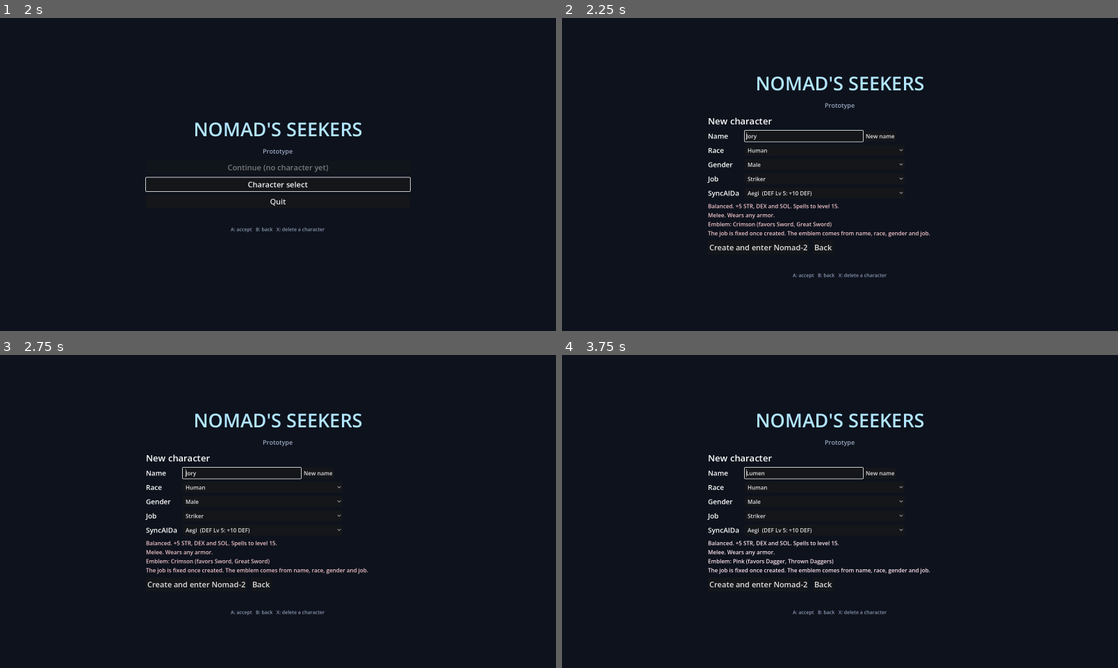
Above: before the commit, frames 1-4 (two rows, left to right).
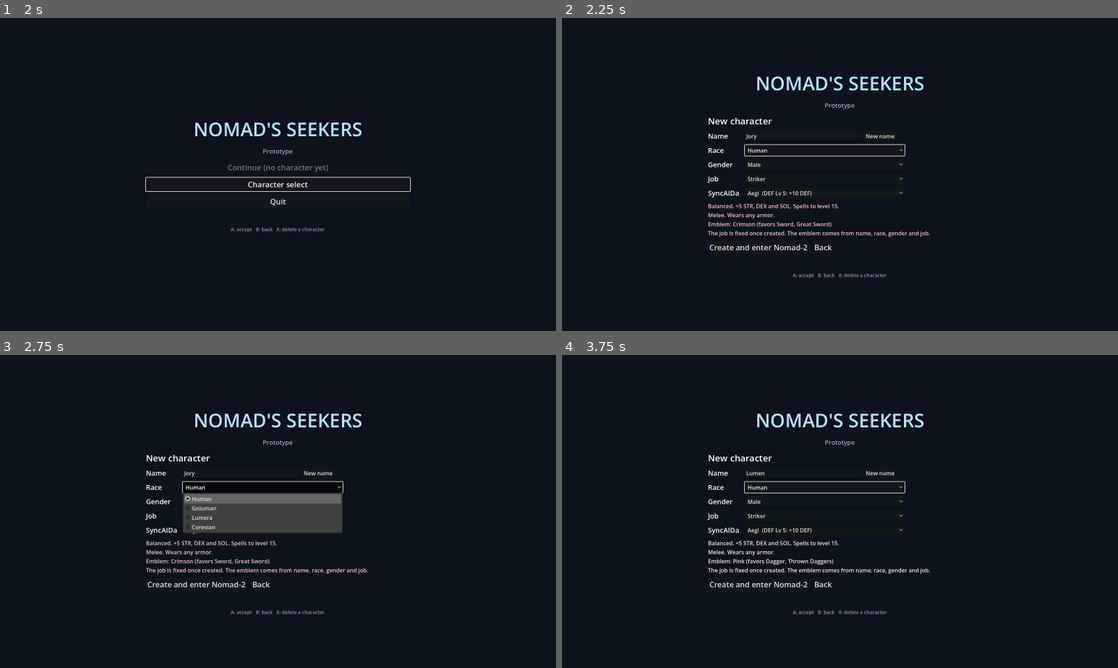
Above: after the commit, the same moments.

Repository: GLorenz90/Nomad-Seekers
Game: Godot game, scene res://scenes/title.tscn
Two runs of this game, one before a commit and one after it. Both use one fixed random seed, a clock stepped at 60 frames per second and the inputs below.
Inputs (mouse positions are in pixels of both pictures, inside the frame that each line leads up to):
- Up to frame 1 (2 s): click "Character select" at 0.5 s; click "Back" at 1.25 s
- Up to frame 2 (2.25 s): tap Enter (ui_accept) at 2, 2.1 s; move the mouse to (962, 158) at 2.02 s; hold D (move_right) from 2.03 s (still down); click (962, 158) at 2.17 s
- Up to frame 3 (2.75 s): keep holding D (move_right); tap Space (jump) at 2.27 s
- Up to frame 4 (3.75 s): release D (move_right) at 2.75 s; click "Back" at 2.75 s; click "1 (empty: create a new charac…" at 3.5 s

Frame 1 is identical in both runs. In frame 2, 0.4% of the frame differs, in the area x 32-62%, y 35-45%; in frame 3, 4.0%, in the area x 32-62%, y 35-57%; in frame 4, 0.4%.

Commit message:
Controller: menus recover lost focus; title Start accepts; creation starts on Race
With nothing focused (a click on the window clears GUI focus), the first A or
d-pad press now refocuses the menu's default button on the title screen, the
teleporter picker and the pause menu. Title backgrounds ignore the mouse.
Character creation starts on Race so the name box doesn't hold the d-pad.

Co-Authored-By: Claude Opus 5.5 <noreply@anthropic.com>
Claude-Session: https://claude.ai/code/session_0158GMUbAThobuu7yWuNoptn

Diff:
--- a/scripts/ui/destination_picker.gd
+++ b/scripts/ui/destination_picker.gd
@@ -48,6 +48,11 @@
 	_box.add_child(b)
 
 
+func _input(event: InputEvent) -> void:
+	if _box:
+		MenuFocus.recover(_box, event, func(): (_box.get_child(1) as Button).grab_focus())
+
+
 func _unhandled_input(event: InputEvent) -> void:
 	if event.is_action_pressed("ui_cancel"):
 		get_viewport().set_input_as_handled()
--- a/scripts/ui/loadout_menu.gd
+++ b/scripts/ui/loadout_menu.gd
@@ -135,6 +135,13 @@
 
 func _player() -> Player:
 	return combat.get_parent() as Player if combat else null
+
+
+## Gamepad safety net: a press with nothing in the menu focused refocuses the
+## current tab instead of being lost (see MenuFocus).
+func _input(event: InputEvent) -> void:
+	if visible:
+		MenuFocus.recover(self, event, _focus_tab)
 
 
 func _unhandled_input(event: InputEvent) -> void:
--- /dev/null
+++ b/scripts/ui/menu_focus.gd
@@ -0,0 +1,42 @@
+class_name MenuFocus
+extends RefCounted
+## Keeps menus usable with a gamepad (Part 8 fix). A menu with nothing focused
+## ignores the controller: that happens after a mouse click on empty space
+## (clicking the window to bring it forward clears GUI focus), or when the
+## focused button is hidden or freed. Menus call recover() from _input: any
+## gamepad press or stick push while nothing in the menu has focus puts focus
+## back on the menu's default button and uses up that press.
+## (A or a direction only: B, Start and the shoulders still do their job.)
+
+
+const NAV_ACTIONS: Array[StringName] = [&"ui_accept", &"ui_up", &"ui_down", &"ui_left", &"ui_right"]
+
+
+## True for a gamepad A press or d-pad / left-stick push. B, Start and the
+## shoulders keep their own jobs (back, close, switch tabs).
+static func is_pad_input(event: InputEvent) -> bool:
+	if not (event is InputEventJoypadButton or event is InputEventJoypadMotion):
+		return false
+	for action in NAV_ACTIONS:
+		if event.is_action_pressed(action):
+			return true
+	return false
+
+
+## True when nothing inside `menu` has focus.
+static func lost(menu: Node) -> bool:
+	var vp := menu.get_viewport()
+	if vp == null:
+		return false
+	var f := vp.gui_get_focus_owner()
+	return f == null or not f.is_visible_in_tree() or not menu.is_ancestor_of(f)
+
+
+## Call from _input. Returns true (and handles the event) when focus had to be
+## restored with `focus_default`.
+static func recover(menu: Node, event: InputEvent, focus_default: Callable) -> bool:
+	if not is_pad_input(event) or not lost(menu):
+		return false
+	focus_default.call()
+	menu.get_viewport().set_input_as_handled()
+	return true
--- a/scripts/ui/title_screen.gd
+++ b/scripts/ui/title_screen.gd
@@ -45,9 +45,11 @@
 	var bg := ColorRect.new()
 	bg.color = Color(0.05, 0.07, 0.11)
 	bg.set_anchors_preset(Control.PRESET_FULL_RECT)
+	bg.mouse_filter = Control.MOUSE_FILTER_IGNORE  # a click on it mustn't clear focus
 	add_child(bg)
 	var center := CenterContainer.new()
 	center.set_anchors_preset(Control.PRESET_FULL_RECT)
+	center.mouse_filter = Control.MOUSE_FILTER_IGNORE
 	add_child(center)
 	var column := VBoxContainer.new()
 	column.custom_minimum_size.x = 760.0
@@ -106,16 +108,36 @@
 	match key:
 		"main":
 			_refresh_main()
-			(_continue if not _continue.disabled else _pages.main.get_child(1)).grab_focus.call_deferred()
 		"select":
 			_refresh_slots()
-			(_slot_box.get_child(0) as Button).grab_focus.call_deferred()
+	focus_default.call_deferred()
+
+
+## The button a page starts on (and goes back to if focus is ever lost).
+func focus_default() -> void:
+	match current_page():
+		"main":
+			(_continue if not _continue.disabled else _pages.main.get_child(1)).grab_focus()
+		"select":
+			(_slot_box.get_child(0) as Button).grab_focus()
 		"create":
-			_name.grab_focus.call_deferred()
+			_race.grab_focus()  # not the name box: a gamepad can't type, and it would grab the d-pad
+
+
+## Gamepad safety net: with nothing focused, the first press or stick push
+## focuses the page's default button instead of being lost.
+func _input(event: InputEvent) -> void:
+	MenuFocus.recover(self, event, focus_default)
 
 
 func _unhandled_input(event: InputEvent) -> void:
-	if event.is_action_pressed("ui_cancel"):
+	if event.is_action_pressed("menu") and current_page() == "main":
+		# Start works like A on the title screen.
+		var focus := get_viewport().gui_get_focus_owner()
+		if focus is Button:
+			(focus as Button).pressed.emit()
+		get_viewport().set_input_as_handled()
+	elif event.is_action_pressed("ui_cancel"):
 		match current_page():
 			"select":
 				show_page("main")
--- a/tests/flow_test.gd
+++ b/tests/flow_test.gd
@@ -42,6 +42,17 @@
 	_check("Continue is greyed with no character played yet; focus on Character select (%s)" % _focused_text(),
 		title._continue.disabled and _focused_text() == "Character select")
 
+	# --- Focus safety net: a click on empty space, then the controller ---------------------
+	await _click(Vector2(40, 40))
+	_check("a mouse click on the background doesn't clear focus (%s)" % _focused_text(), _focused_text() == "Character select")
+	root.gui_release_focus()
+	await _pad(JOY_BUTTON_A)
+	_check("with nothing focused, A refocuses the menu instead of being lost (%s)" % _focused_text(),
+		_focused_text() == "Character select" and title.current_page() == "main")
+	root.gui_release_focus()
+	await _pad(JOY_BUTTON_DPAD_DOWN)
+	_check("so does the d-pad (%s)" % _focused_text(), _focused_text() == "Character select")
+
 	# --- Character select ------------------------------------------------------------------
 	await _pad(JOY_BUTTON_A)
 	_check("A opens character select with 4 slots", title.current_page() == "select" and title._slot_box.get_child_count() == 4)
@@ -55,6 +66,13 @@
 	await _pad(JOY_BUTTON_DPAD_DOWN)
 	await _pad(JOY_BUTTON_A)
 	_check("A on an empty slot opens character creation", title.current_page() == "create" and title._create_slot == 1)
+	_check("creation starts on Race, not the name box (%s)" % root.gui_get_focus_owner(), root.gui_get_focus_owner() == title._race)
+	await _pad(JOY_BUTTON_DPAD_UP)
+	_check("up reaches the name row", root.gui_get_focus_owner() == title._name or root.gui_get_focus_owner().get_parent() == title._name.get_parent())
+	await _pad(JOY_BUTTON_DPAD_DOWN)
+	await _pad(JOY_BUTTON_DPAD_DOWN)
+	_check("and the d-pad gets back out of it (%s)" % root.gui_get_focus_owner(),
+		root.gui_get_focus_owner() is OptionButton)
 
 	# --- Creation ----------------------------------------------------------------------------
 	title._race.select(CharacterData.Race.GOLUMAN)
@@ -95,8 +113,21 @@
 	_check("choices: the gym, the test arena, stay (%s)" % [pad.picker.button_names()],
 		pad.picker.button_names().size() == 3 and pad.picker.button_names()[0].contains("gym")
 		and pad.picker.button_names()[1].contains("arena"))
+	root.gui_release_focus()
+	await _pad(JOY_BUTTON_A)
+	_check("the picker refocuses after a lost focus instead of teleporting", pad.picker != null
+		and _focused_text() == "The gym (test room)" and current_scene.scene_file_path == Session.HUB_SCENE)
 	await _pad(JOY_BUTTON_B)
 	_check("B stays in Nomad-2", pad.picker == null and not paused and current_scene.scene_file_path == Session.HUB_SCENE)
+	var menu := current_scene.loadout_menu as LoadoutMenu
+	menu.save_on_close = false
+	menu.open()
+	await _frames(3)
+	root.gui_release_focus()
+	await _pad(JOY_BUTTON_A)
+	_check("the pause menu refocuses after a lost focus too", root.gui_get_focus_owner() != null and menu.is_ancestor_of(root.gui_get_focus_owner()))
+	menu.close()
+	await _frames(3)
 	player.save.inventory.oro = 777
 	await _step_off(player, pad)
 	await _stand_on(player, pad)
@@ -128,10 +159,10 @@
 		title != null and Session.load_slot(1).inventory.oro == 4321)
 	_check("Continue now names the last character (%s)" % title._continue.text,
 		not title._continue.disabled and title._continue.text.contains("Lirael") and _focused_text().begins_with("Continue"))
-	await _pad(JOY_BUTTON_A)
-	await _frames(20)
-	player = current_scene.get_node("Player") as Player
-	_check("Continue goes to Nomad-2 as Lirael", current_scene.scene_file_path == Session.HUB_SCENE
+	await _pad(JOY_BUTTON_START)  # Start works like A on the title screen
+	await _frames(20)
+	player = current_scene.get_node("Player") as Player
+	_check("Start on Continue goes to Nomad-2 as Lirael", current_scene.scene_file_path == Session.HUB_SCENE
 		and player.save.character.seeker_name == "Lirael" and player.save.inventory.oro == 4321)
 
 	# --- Delete, full slots ------------------------------------------------------------------------
@@ -190,6 +221,17 @@
 	DirAccess.remove_absolute(path)
 
 
+func _click(at: Vector2) -> void:
+	for pressed in [true, false]:
+		var e := InputEventMouseButton.new()
+		e.button_index = MOUSE_BUTTON_LEFT
+		e.position = at
+		e.global_position = at
+		e.pressed = pressed
+		Input.parse_input_event(e)
+		await process_frame
+
+
 func _focused_text() -> String:
 	var f := root.gui_get_focus_owner()
 	if f is Button:
Not shown, added: scripts/ui/menu_focus.gd.uid
Not shown, added: tests/_le.gd.uid
Not shown, added: tests/flow_test.gd.uid
